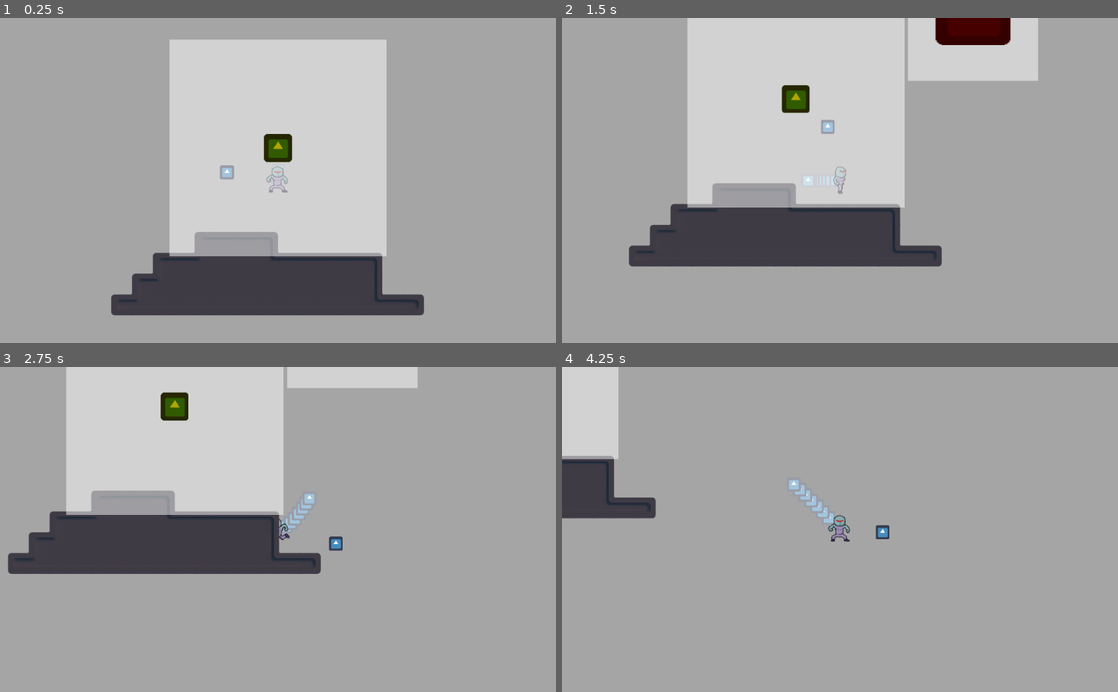
Above: before the commit, frames 1-4 (two rows, left to right).
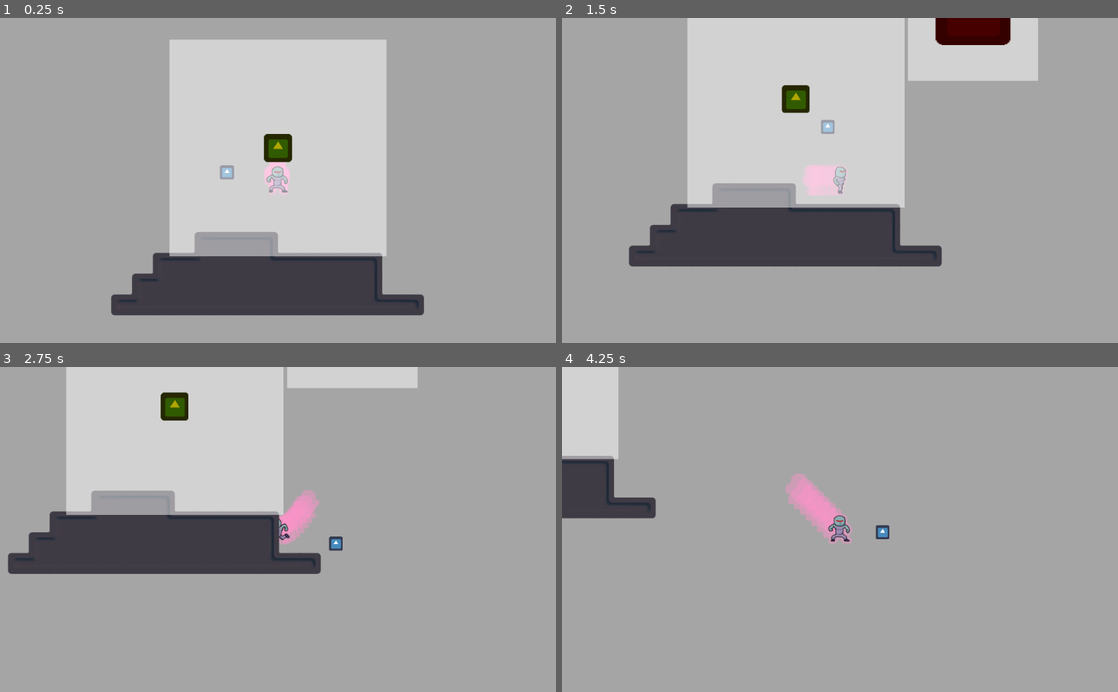
Above: after the commit, the same moments.

Repository: mdrgon1/GWJ-22-Spinzo
Game: Godot game, scene res://Main.tscn
Two runs of this game, one before a commit and one after it. Both use one fixed random seed, a clock stepped at 60 frames per second and the inputs below. The engine's default icon, where the game draws it, is replaced by a stand-in: a white triangle on a blue panel in a dark square.
Inputs:
- Up to frame 1 (0.25 s): no input
- Up to frame 2 (1.5 s): hold Shift (aim) 0.53-1.28 s; hold Right (move_right) from 0.53 s (still down); tap W (jump) at 0.77 s; tap E (throw_ball) at 1.35 s
- Up to frame 3 (2.75 s): tap W (jump) at 1.52 s; release Right (move_right) at 2.03 s; hold A (move_left) from 2.03 s (still down); hold X from 2.03 s (still down)
- Up to frame 4 (4.25 s): release A (move_left) at 2.78 s; release X at 2.78 s; hold Right (move_right) from 2.78 s (still down); tap Shift (aim) at 2.85 s; tap W (jump) at 3.02, 3.77 s; hold E (throw_ball) from 3.53 s (still down)

The runs differ from the first frame. In frame 1, 0.2% of the frame differs, in the area x 47-53%, y 44-54%; in frame 2, 0.4%; in frame 3, 0.7%; in frame 4, 1.1%, in the area x 40-53%, y 32-55%.

Commit message:
created player outline with animations

Diff:
--- a/Project/Main.tscn
+++ b/Project/Main.tscn
@@ -5,8 +5,8 @@
 [ext_resource path="res://Ball/Ball.tscn" type="PackedScene" id=3]
 [ext_resource path="res://Scripts/Camera.gd" type="Script" id=4]
 [ext_resource path="res://Scripts/MainLevel.gd" type="Script" id=5]
+[ext_resource path="res://Player Outline/animations/spriteframes.tres" type="SpriteFrames" id=6]
 [ext_resource path="res://Player Outline/PlayerOutline.gd" type="Script" id=7]
-[ext_resource path="res://icon.png" type="Texture" id=8]
 
 [node name="Main" type="Node2D"]
 script = ExtResource( 5 )
@@ -15,17 +15,18 @@
 "player",
 ] instance=ExtResource( 1 )]
 
-[node name="Node2D" type="Node2D" parent="."]
+[node name="Player Trail" type="Node2D" parent="."]
 script = ExtResource( 7 )
 trail_speed = 80.0
 num_trails = 7
 pos_lerp = 20.0
 target_path = NodePath("../Player")
 
-[node name="Sprite" type="Sprite" parent="Node2D"]
-scale = Vector2( 0.1, 0.1 )
+[node name="Sprite" type="AnimatedSprite" parent="Player Trail"]
+modulate = Color( 1, 1, 1, 0.439216 )
 z_index = -1
-texture = ExtResource( 8 )
+frames = ExtResource( 6 )
+animation = "Fall"
 
 [node name="Camera2D" type="Camera2D" parent="."]
 current = true
--- a/Project/Player Outline/PlayerOutline.gd
+++ b/Project/Player Outline/PlayerOutline.gd
@@ -1,4 +1,16 @@
 extends Trailing
+
+onready var sprite = $Sprite
+
+func _ready():
+	sprite.scale = target.sprite.scale
+	sprite.offset = target.sprite.offset
+	if(target in get_tree().get_nodes_in_group("player")):
+		pos_lerp = 60
 
 func _physics_process(delta):
 	run(delta)
+
+func _process(delta):
+	if(sprite.animation != target.sprite.animation):
+		sprite.play(target.sprite.animation)
--- /dev/null
+++ b/Project/Player Outline/animations/spriteframes.tres
@@ -0,0 +1,32 @@
+[gd_resource type="SpriteFrames" load_steps=8 format=2]
+
+[ext_resource path="res://Player Outline/animations/base_idle.png" type="Texture" id=1]
+[ext_resource path="res://Player Outline/animations/run/base0002.png" type="Texture" id=2]
+[ext_resource path="res://Player Outline/animations/run/base0003.png" type="Texture" id=3]
+[ext_resource path="res://Player Outline/animations/base_aerial_up.png" type="Texture" id=4]
+[ext_resource path="res://Player Outline/animations/run/base0004.png" type="Texture" id=5]
+[ext_resource path="res://Player Outline/animations/base_aerial_down.png" type="Texture" id=6]
+[ext_resource path="res://Player Outline/animations/run/base0005.png" type="Texture" id=7]
+
+[resource]
+animations = [ {
+"frames": [ ExtResource( 4 ) ],
+"loop": true,
+"name": "Jump",
+"speed": 5.0
+}, {
+"frames": [ ExtResource( 1 ), ExtResource( 6 ) ],
+"loop": false,
+"name": "Fall",
+"speed": 6.0
+}, {
+"frames": [ ExtResource( 2 ), ExtResource( 3 ), ExtResource( 5 ), ExtResource( 7 ) ],
+"loop": true,
+"name": "Run",
+"speed": 6.0
+}, {
+"frames": [ ExtResource( 1 ) ],
+"loop": true,
+"name": "Idle",
+"speed": 5.0
+} ]
--- a/Project/Player/Player.tscn
+++ b/Project/Player/Player.tscn
@@ -30,11 +30,11 @@
 script = ExtResource( 6 )
 
 [node name="AnimatedSprite" type="AnimatedSprite" parent="."]
-position = Vector2( 0, -0.7 )
 scale = Vector2( 0.2, 0.2 )
 frames = ExtResource( 7 )
 animation = "Idle"
 playing = true
+offset = Vector2( 0, -3.5 )
 
 [node name="CollisionShape2D" type="CollisionShape2D" parent="."]
 shape = SubResource( 1 )
Renamed: Project/Player/animations/base_aerial_down.png -> Project/Player Outline/animations/base_aerial_down.png
Not shown, changed: Project/Player Outline/animations/base_aerial_down.png.import
Renamed: Project/Player/animations/base_aerial_up.png -> Project/Player Outline/animations/base_aerial_up.png
Not shown, changed: Project/Player Outline/animations/base_aerial_up.png.import
Renamed: Project/Player/animations/base_idle.png -> Project/Player Outline/animations/base_idle.png
Not shown, changed: Project/Player Outline/animations/base_idle.png.import
Renamed: Project/Player/animations/Run/base0002.png -> Project/Player Outline/animations/run/base0002.png
Not shown, changed: Project/Player Outline/animations/run/base0002.png.import
Renamed: Project/Player/animations/Run/base0003.png -> Project/Player Outline/animations/run/base0003.png
Not shown, changed: Project/Player Outline/animations/run/base0003.png.import
Renamed: Project/Player/animations/Run/base0004.png -> Project/Player Outline/animations/run/base0004.png
Not shown, changed: Project/Player Outline/animations/run/base0004.png.import
(and 2 more such lines)
